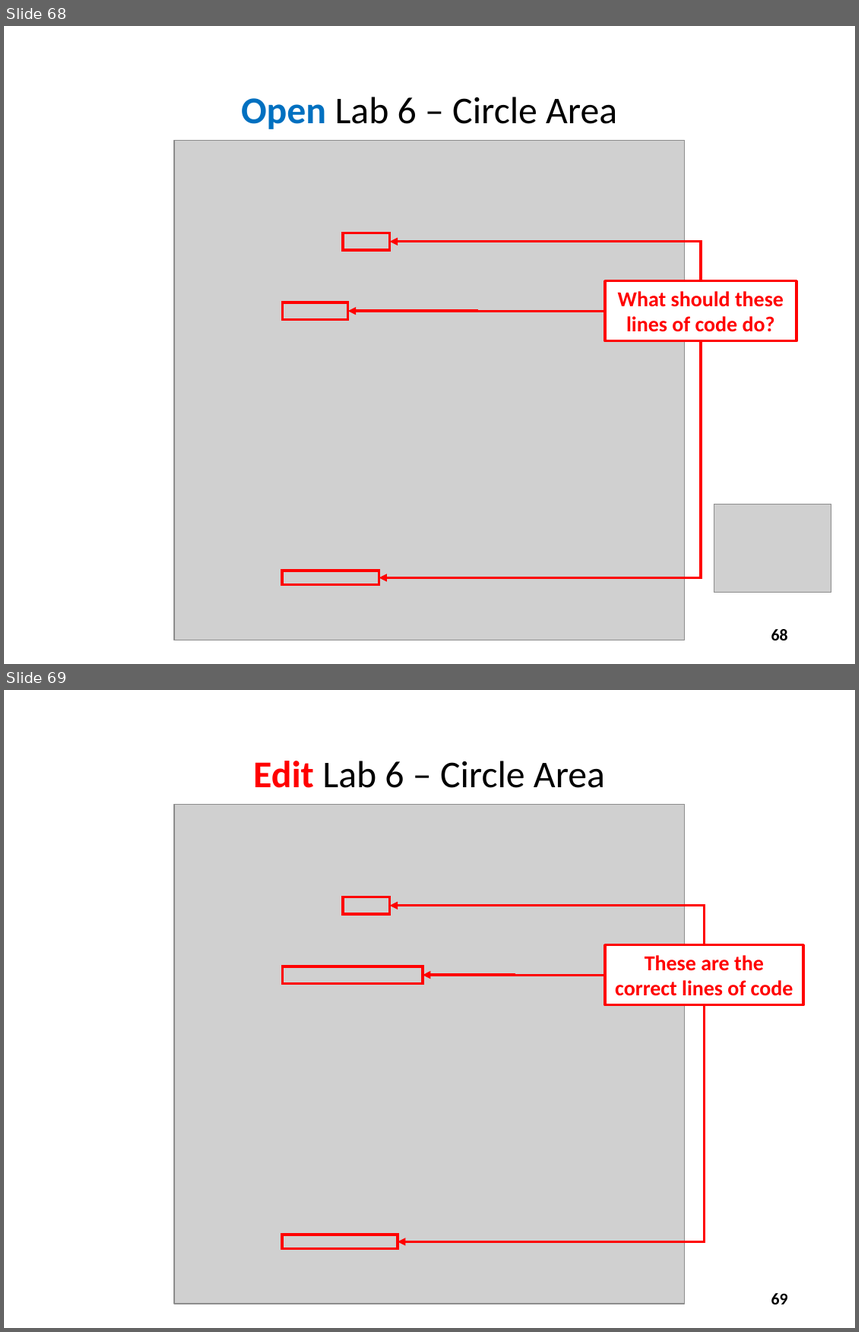
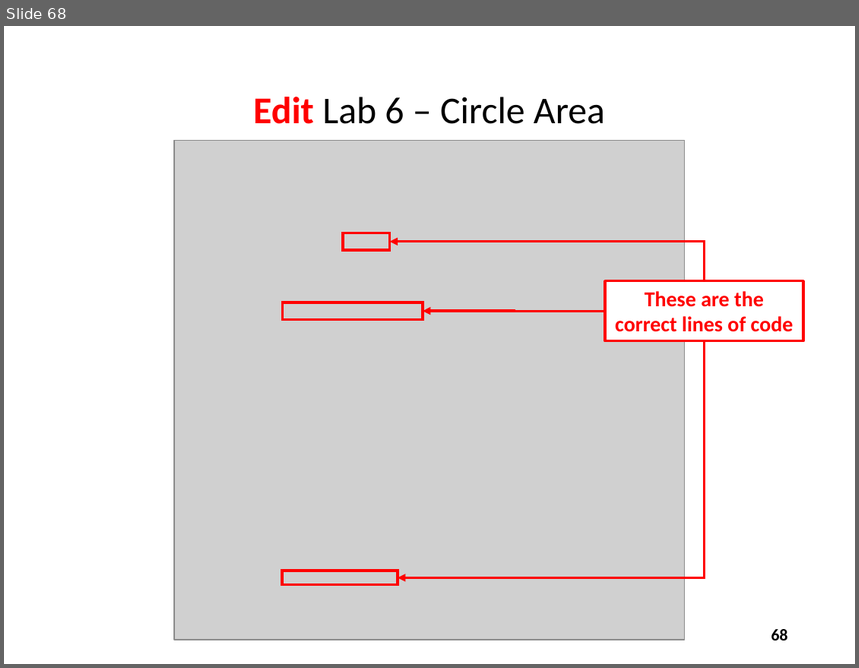
Before and after one commit to dbiersach/scicomp301-cpp-linux, a slide deck: session03/Session 03 - Loops, Conditionals, Modulus.pptx. Shown one above the other, each under a label of ours: slides 68 and 69 before the commit, slide 68 after it. The pictures are 859x1332 and 859x668 pixels, drawn with LibreOffice and Linux fonts; fonts in the diff are those of the drawing; grey boxes stand for pictures. Boxes give left, top, right and bottom in pixels: in the first picture for what was removed or moved away, otherwise in the second. Text is boxed around its words. In the diff, an @@ line names an element or a change of style, - is before the commit and + after.

```diff
--- a/session03/Session 03 - Loops, Conditionals, Modulus.pptx
+++ b/session03/Session 03 - Loops, Conditionals, Modulus.pptx
@@ slide 68 removed at (4, 26, 855, 664), background #FFFFFF @@
@@ title removed at (241, 97, 617, 129) @@
-Open Lab 6 – Circle Area
@@ picture removed at (174, 140, 685, 640) @@
@@ rectangle removed at (343, 233, 389, 250) @@
@@ elbow arrow removed from (701, 281) to (389, 241) @@
@@ rectangle removed at (605, 281, 797, 342) @@
-What should these lines of code do?
@@ rectangle removed at (282, 303, 348, 319) @@
@@ elbow arrow removed from (605, 311) to (348, 311) @@
@@ elbow arrow removed from (701, 341) to (379, 579) @@
@@ picture removed at (714, 504, 832, 593) @@
@@ rectangle removed at (282, 571, 379, 585) @@
@@ page number removed at (772, 629, 788, 641) @@
-68
@@ what was slide 69 is now slide 68 @@
@@ page number at (772, 629, 788, 641): text changed @@
-69
+68
```
Also in this commit, not shown: 12 slides changed, 1 other file.
